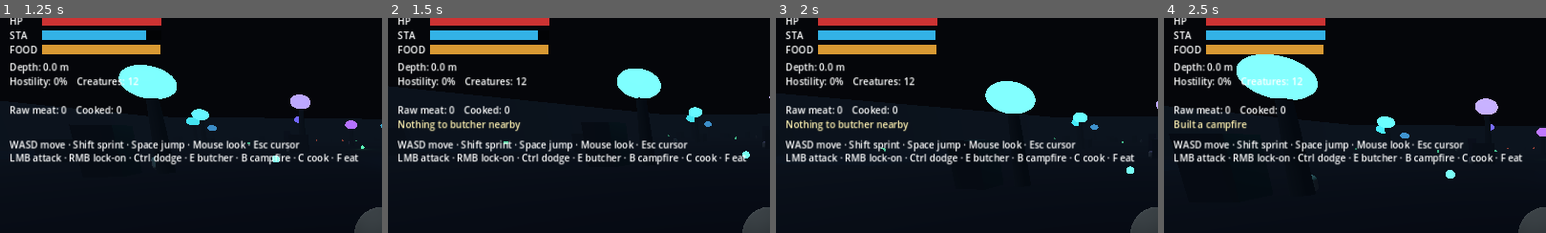
Above: before the commit, frames 1-4 (left to right).
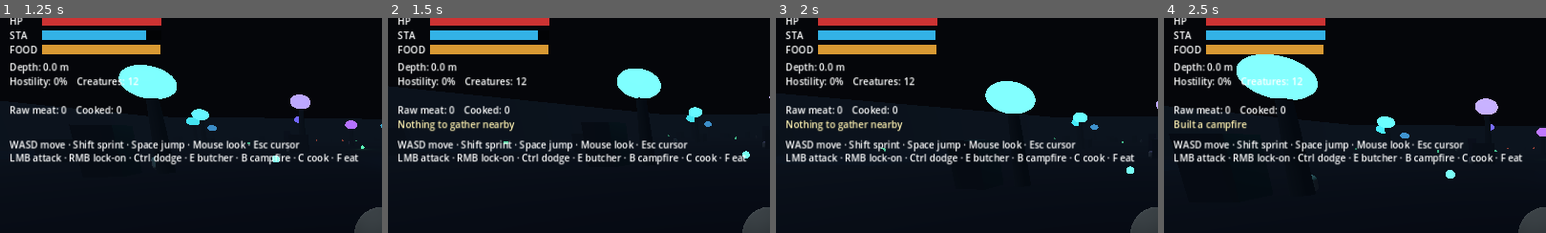
Above: after the commit, the same moments.

Repository: damienlangton70-hash/Ecosystem_dungeon
Game: Godot game, scene res://src/game/Main.tscn
Two runs of this game, one before a commit and one after it. Both use one fixed random seed, a clock stepped at 60 frames per second and the inputs below.
Inputs (mouse positions are % of the whole screen's width and height, from its top left):
- Up to frame 1 (1.25 s): tap Enter at 0.5 s; move the mouse to (55, 50) at 0.52 s; hold W from 0.53 s (still down); tap Ctrl at 0.6 s; click (55, 50) at 0.67 s; tap Space at 0.77 s
- Up to frame 2 (1.5 s): keep holding W; move the mouse to (45, 50) at 1.27 s; tap E at 1.35 s
- Up to frame 3 (2 s): keep holding W; tap Space at 1.52 s
- Up to frame 4 (2.5 s): keep holding W; move the mouse to (52, 48) at 2.02 s; tap B at 2.1 s
The pictures show only the part of the screen within x 0-50%, y 6-56%; the shares and areas given below are measured in that part.

Frame 1 is identical in both runs. In frame 2, 0.5% of the frame differs, in the area x 16-35%, y 47-53%; in frame 3, 0.5%; in frame 4, nothing differs.

Commit message:
survival: foraging, recipe cooking (meals), timed buffs, buff-aware defense

Diff:
--- a/src/player/Player.gd
+++ b/src/player/Player.gd
@@ -1,8 +1,9 @@
 class_name Player
 extends CharacterBody3D
-## Third-person controller with a skill-combat core AND the survival/cooking loop:
-## butcher downed creatures for raw meat, build a campfire, cook raw -> cooked,
-## and eat to restore hunger. Starvation drains health, so food matters.
+## Third-person controller: skill-combat core + the survival/cooking loop.
+## Hunt -> butcher -> forage -> build campfire -> cook (meat + herb/fruit) ->
+## eat a meal that restores hunger, heals, and applies timed buffs. Starvation
+## drains health; buffs (regen / stamina / defense / warmth) reward good cooking.
 
 const WALK_SPEED := 4.5
 const SPRINT_SPEED := 7.5
@@ -22,14 +23,14 @@
 const INTERACT_RANGE := 2.8
 const COOK_RANGE := 3.6
 const STARVE_DPS := 4.0
-const FOOD_COOKED := 45.0
-const HEAL_COOKED := 10.0
 const FOOD_RAW := 12.0
 
 var max_health := 100.0
 var health := 100.0
 
-var inventory := {"raw_meat": 0, "cooked_meat": 0}
+var inventory := {"raw_meat": 0}   # item_id -> count (meat + foraged ingredients)
+var meals: Array = []              # cooked dishes ready to eat
+var active_buffs: Array = []       # [{type, mag, rem}]
 var status_text := ""
 var _status_timer := 0.0
 
@@ -39,7 +40,7 @@
 
 var _pivot: Node3D
 var _camera: Camera3D
-var survival  # SurvivalStats instance
+var survival
 
 var _attack_timer := 0.0
 var _dodge_timer := 0.0
@@ -104,6 +105,13 @@
 func _flash(msg: String) -> void:
     status_text = msg
     _status_timer = 3.0
+
+func count_category(cat: String) -> int:
+    var n := 0
+    for id in inventory:
+        if Recipes.INGREDIENTS.has(id) and Recipes.INGREDIENTS[id]["category"] == cat:
+            n += int(inventory[id])
+    return n
 
 func _unhandled_input(event: InputEvent) -> void:
     if event is InputEventMouseMotion and Input.mouse_mode == Input.MOUSE_MODE_CAPTURED:
@@ -187,14 +195,20 @@
 # ---------- survival / cooking loop ----------
 func _collect() -> void:
     var p = _nearest_in_group("pickups", INTERACT_RANGE)
-    if p == null:
-        _flash("Nothing to butcher nearby")
-        return
-    var id: String = p.item_id
-    var amt: int = p.amount
-    inventory[id] = inventory.get(id, 0) + amt
-    _flash("Butchered: +%d %s" % [amt, p.display_name])
-    p.queue_free()
+    if p != null:
+        var id: String = p.item_id
+        inventory[id] = int(inventory.get(id, 0)) + int(p.amount)
+        _flash("Butchered: +%d %s" % [int(p.amount), p.display_name])
+        p.queue_free()
+        return
+    var f = _nearest_in_group("forageables", INTERACT_RANGE)
+    if f != null and not f.harvested:
+        var amt: int = f.harvest()
+        if amt > 0:
+            inventory[f.item_id] = int(inventory.get(f.item_id, 0)) + amt
+            _flash("Foraged: +%d %s" % [amt, f.display_name])
+        return
+    _flash("Nothing to gather nearby")
 
 func _build_campfire() -> void:
     var parent := get_parent()
@@ -207,26 +221,41 @@
     fire.global_position.y = 0.0
     _flash("Built a campfire")
 
+func _first_of_category(cat: String) -> String:
+    for id in inventory:
+        if int(inventory[id]) > 0 and Recipes.INGREDIENTS.has(id) and Recipes.INGREDIENTS[id]["category"] == cat:
+            return id
+    return ""
+
 func _cook() -> void:
     var fire = _nearest_in_group("campfires", COOK_RANGE)
     if fire == null:
         _flash("Need a campfire to cook (press B to build)")
         return
-    if inventory.get("raw_meat", 0) <= 0:
+    if int(inventory.get("raw_meat", 0)) <= 0:
         _flash("No raw meat to cook")
         return
+    var herb := _first_of_category("herb")
+    var fruit := _first_of_category("fruit")
     inventory["raw_meat"] -= 1
-    inventory["cooked_meat"] = inventory.get("cooked_meat", 0) + 1
-    _flash("Cooked raw meat -> cooked meat")
+    if herb != "":
+        inventory[herb] -= 1
+    if fruit != "":
+        inventory[fruit] -= 1
+    var meal := Recipes.make_meal(herb, fruit)
+    meals.append(meal)
+    _flash("Cooked %s" % meal["name"])
 
 func _eat() -> void:
-    if inventory.get("cooked_meat", 0) > 0:
-        inventory["cooked_meat"] -= 1
+    if meals.size() > 0:
+        var m: Dictionary = meals.pop_back()
         if survival != null:
-            survival.feed(FOOD_COOKED)
-        health = minf(max_health, health + HEAL_COOKED)
-        _flash("Ate cooked meat (+%d food, +%d hp)" % [int(FOOD_COOKED), int(HEAL_COOKED)])
-    elif inventory.get("raw_meat", 0) > 0:
+            survival.feed(m["food"])
+        health = minf(max_health, health + m["heal"])
+        for b in m["buffs"]:
+            active_buffs.append({"type": b["type"], "mag": b["mag"], "rem": b["dur"]})
+        _flash("Ate %s" % m["name"])
+    elif int(inventory.get("raw_meat", 0)) > 0:
         inventory["raw_meat"] -= 1
         if survival != null:
             survival.feed(FOOD_RAW)
@@ -234,11 +263,36 @@
     else:
         _flash("Nothing to eat")
 
+func _defense() -> float:
+    var d := 0.0
+    for b in active_buffs:
+        if b["type"] == "defense":
+            d += b["mag"]
+    return clampf(d, 0.0, 0.8)
+
+func _tick_buffs(delta: float) -> void:
+    var i := active_buffs.size() - 1
+    while i >= 0:
+        var b: Dictionary = active_buffs[i]
+        b["rem"] -= delta
+        match b["type"]:
+            "regen":
+                health = minf(max_health, health + b["mag"] * delta)
+            "stamina":
+                if survival != null:
+                    survival.stamina = minf(survival.max_stamina, survival.stamina + b["mag"] * delta)
+            "warm":
+                if survival != null:
+                    survival.temperature = move_toward(survival.temperature, 32.0, 6.0 * delta)
+        if b["rem"] <= 0.0:
+            active_buffs.remove_at(i)
+        i -= 1
+
 # ---------- damage / life ----------
 func take_damage(amount: float) -> void:
     if is_invulnerable():
         return
-    health -= amount
+    health -= amount * (1.0 - _defense())
     _hitstun = 0.2
     if health <= 0.0:
         _respawn()
@@ -248,6 +302,7 @@
     global_position = _spawn_point
     velocity = Vector3.ZERO
     lock_target = null
+    active_buffs.clear()
     if survival != null:
         survival.hunger = survival.max_hunger
     _flash("You black out... and wake at the entrance")
@@ -269,12 +324,12 @@
     _dodge_timer = maxf(_dodge_timer - delta, 0.0)
     _iframe_timer = maxf(_iframe_timer - delta, 0.0)
     _hitstun = maxf(_hitstun - delta, 0.0)
+    _tick_buffs(delta)
     if _status_timer > 0.0:
         _status_timer -= delta
         if _status_timer <= 0.0:
             status_text = ""
 
-    # Starvation: empty stomach drains health.
     if survival != null and survival.hunger <= 0.0:
         health -= STARVE_DPS * delta
         if health <= 0.0:
